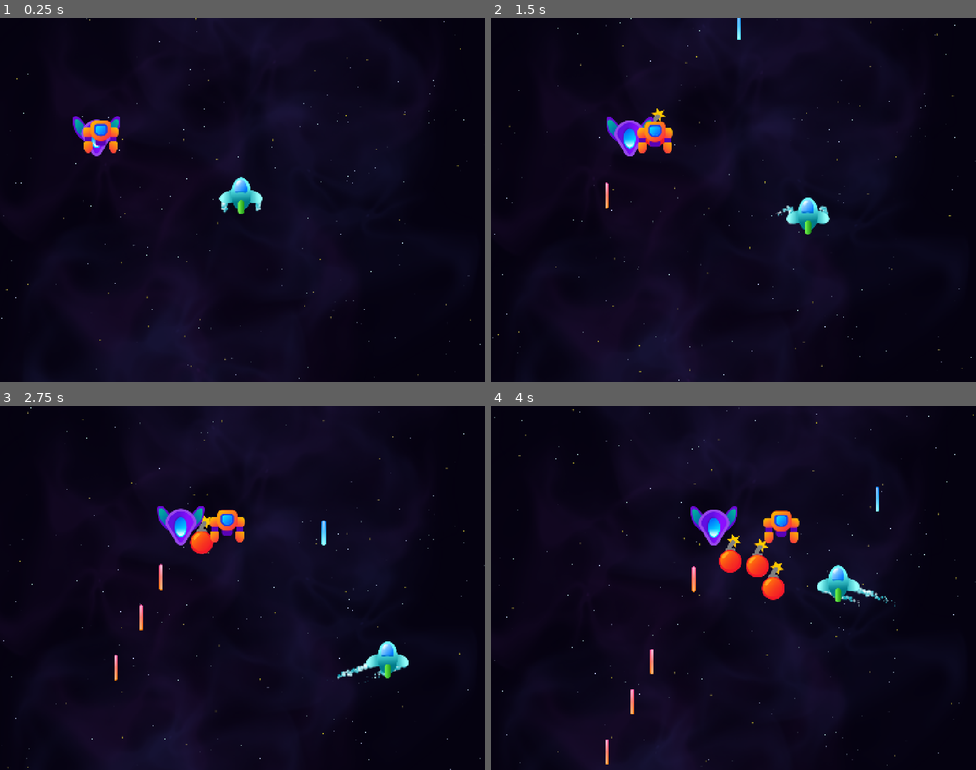
Above: before the commit, frames 1-4 (two rows, left to right).
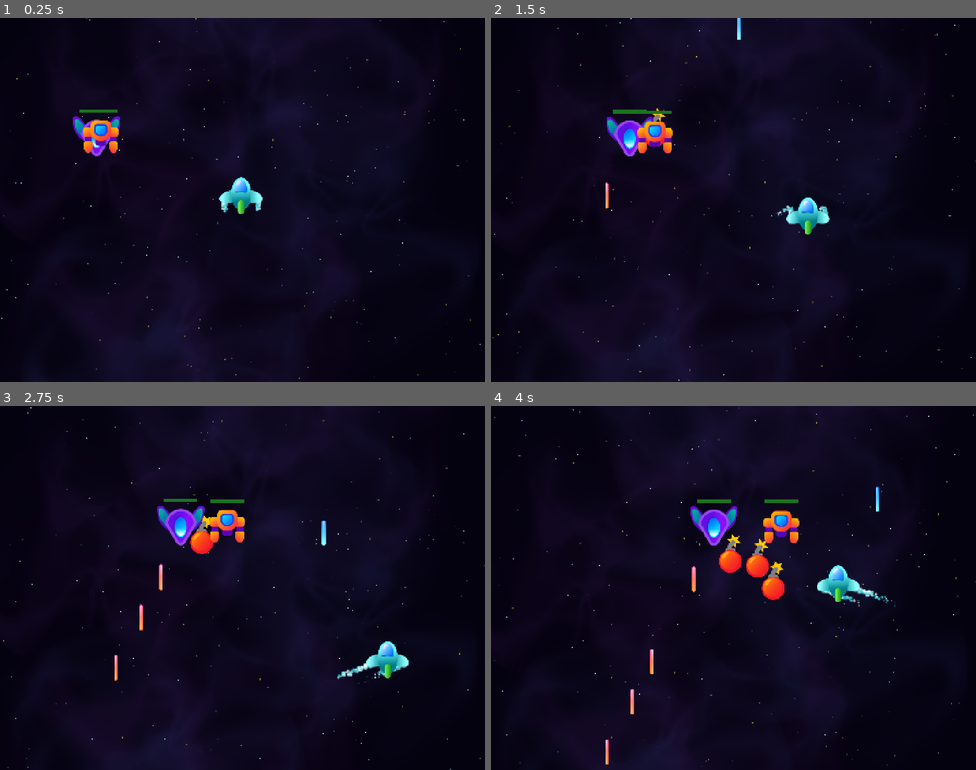
Above: after the commit, the same moments.

Repository: DaveM7788/space-ace-46
Game: Godot game, scene res://Scenes/Level/level.tscn
The game is run twice, just before and just after one commit, with the same random seed, the same clock (stepped at 60 frames per second) and the same inputs. Sound files missing from this copy of the repository are replaced by a short silence.
Inputs:
- Up to frame 1 (0.25 s): no input
- Up to frame 2 (1.5 s): hold D (right) 0.53-1.28 s; tap Space (shoot) at 0.6 s; hold S (down) from 1.28 s (still down); tap T (test) at 1.35 s
- Up to frame 3 (2.75 s): release S (down) at 2.03 s; hold D (right) from 2.03 s (still down); tap Space (shoot) at 2.1 s
- Up to frame 4 (4 s): release D (right) at 2.78 s; hold W (up) 2.78-3.53 s; tap T (test) at 2.85 s; hold A (left) from 3.53 s (still down); tap Space (shoot) at 3.6 s

The runs differ from the first frame. In frame 1, less than 0.1% of the frame differs, in the area x 16-25%, y 25-26%; in frame 2, 0.1%; in frame 3, 0.1%; in frame 4, 0.1%, in the area x 42-64%, y 25-27%.

Commit message:
health bars
health bars above enemies. still need to take enemy damage

Diff:
--- /dev/null
+++ b/Components/HealthBar/health_bar.gd
@@ -0,0 +1,37 @@
+class_name HealthBar extends TextureProgressBar
+
+signal died
+const COLOR_DANGER := Color("#cc0000")
+const COLOR_MIDDLE := Color("#ff9900")
+const COLOR_GOOD := Color("#33cc33")
+@export var level_low := 30
+@export var level_med := 65
+@export var start_health := 100
+@export var max_health := 100
+var _dead := false
+
+# Called when the node enters the scene tree for the first time.
+func _ready() -> void:
+	start_health = max_health
+	value = start_health
+
+
+func set_color() -> void:
+	if value < level_low:
+		tint_progress = COLOR_DANGER
+	elif value < level_med:
+		tint_progress = COLOR_MIDDLE
+	else:
+		tint_progress = COLOR_GOOD
+
+
+func incr_value(v: int) -> void:
+	value += v
+	if value <= 0 && !_dead:
+		_dead = true
+		died.emit()
+	set_color()
+
+
+func take_damage(damage: int) -> void:
+	incr_value(-damage)
--- /dev/null
+++ b/Components/HealthBar/health_bar.tscn
@@ -0,0 +1,15 @@
+[gd_scene format=3 uid="uid://eb7wsp80v2a8"]
+
+[ext_resource type="Texture2D" uid="uid://c82x3qu5kx0u0" path="res://Assets/Images/progress_ph.png" id="1_lhs1f"]
+[ext_resource type="Script" uid="uid://bhv1vaeuigufc" path="res://Components/HealthBar/health_bar.gd" id="2_pakpn"]
+
+[node name="HealthBar" type="TextureProgressBar" unique_id=1403744379]
+offset_right = 76.0
+offset_bottom = 17.0
+value = 50.0
+nine_patch_stretch = true
+texture_under = ExtResource("1_lhs1f")
+texture_progress = ExtResource("1_lhs1f")
+tint_under = Color(0.053193837, 0.07884257, 0.2309213, 1)
+tint_progress = Color(0.11365201, 0.4824013, 0.124543674, 1)
+script = ExtResource("2_pakpn")
--- a/Scenes/Enemies/enemy_base.tscn
+++ b/Scenes/Enemies/enemy_base.tscn
@@ -3,6 +3,7 @@
 [ext_resource type="Script" uid="uid://duskhgwdy6rw5" path="res://Scenes/Enemies/enemy_base.gd" id="1_rnxs8"]
 [ext_resource type="PackedScene" uid="uid://ctx4rxijmn52x" path="res://Components/Shooter/shooter.tscn" id="2_vu4yt"]
 [ext_resource type="PackedScene" uid="uid://cotoeka1nevpq" path="res://Components/HitBox/hit_box.tscn" id="3_wmxvo"]
+[ext_resource type="PackedScene" uid="uid://eb7wsp80v2a8" path="res://Components/HealthBar/health_bar.tscn" id="4_b1gup"]
 
 [node name="EnemyBase" type="PathFollow2D" unique_id=695615700]
 rotates = false
@@ -16,3 +17,5 @@
 [node name="HitBox" parent="." unique_id=389845805 instance=ExtResource("3_wmxvo")]
 collision_layer = 2
 collision_mask = 9
+
+[node name="HealthBar" parent="." unique_id=1403744379 instance=ExtResource("4_b1gup")]
--- a/Scenes/Enemies/enemy_robot.tscn
+++ b/Scenes/Enemies/enemy_robot.tscn
@@ -21,3 +21,9 @@
 
 [node name="HitBox" parent="." index="2" unique_id=389845805]
 collision_shape = SubResource("CircleShape2D_l513i")
+
+[node name="HealthBar" parent="." index="3" unique_id=1403744379]
+offset_left = -50.0
+offset_top = -80.0
+offset_right = 50.0
+offset_bottom = -70.0
--- a/Scenes/Enemies/enemy_v.tscn
+++ b/Scenes/Enemies/enemy_v.tscn
@@ -23,3 +23,9 @@
 
 [node name="HitBox" parent="." index="2" unique_id=389845805]
 collision_shape = SubResource("CircleShape2D_8uayo")
+
+[node name="HealthBar" parent="." index="3" unique_id=1403744379]
+offset_left = -50.0
+offset_top = -80.0
+offset_right = 50.0
+offset_bottom = -70.0
Binary file added: Assets/Images/squareGreen.png
Not shown, added: Assets/Images/squareGreen.png.import
Binary file added: Assets/Images/squareWhite.png
Not shown, added: Assets/Images/squareWhite.png.import
Not shown, added: Components/HealthBar/health_bar.gd.uid
